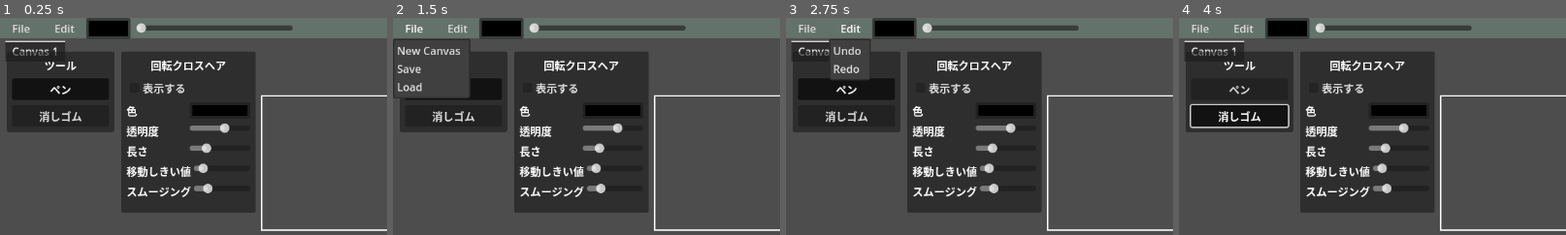
Above: before the commit, frames 1-4 (left to right).
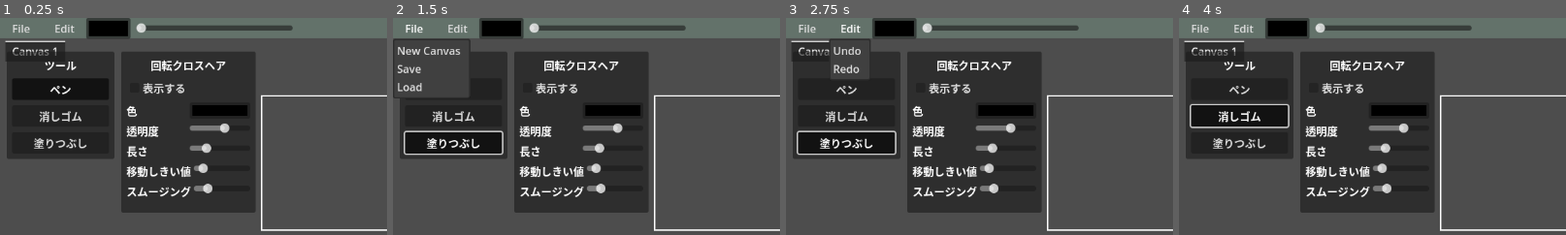
Above: after the commit, the same moments.

Repository: UnchiBurio/peintosoftGodot
Game: Godot game, scene res://Main.tscn
The game is run twice, just before and just after one commit, with the same random seed, the same clock (stepped at 60 frames per second) and the same inputs.
Inputs (mouse positions are % of the whole screen's width and height, from its top left):
- Up to frame 1 (0.25 s): no input
- Up to frame 2 (1.5 s): click (8, 29) at 0.5 s, where only the run after the commit has a clickable "塗りつぶし"; click "File" at 1.25 s
- Up to frame 3 (2.75 s): click "Edit" at 2 s
- Up to frame 4 (4 s): click "ペン" at 2.75 s; click "消しゴム" at 3.5 s
The pictures show only the part of the screen within x 0-50%, y 0-50%; the shares and areas given below are measured in that part.

The runs differ from the first frame. In frame 1, 3.3% of the frame differs, in the area x 1-30%, y 52-65%; in frame 2, 3.4%; in frame 3, 3.4%, in the area x 1-30%, y 31-65%; in frame 4, 3.3%.

Commit message:
Add fill tool

Diff:
--- a/Main.gd
+++ b/Main.gd
@@ -10,6 +10,7 @@
 @onready var layer_manager = $VBoxContainer/LayerManagerScene
 @onready var brush_button: Button = $ToolWindow/MarginContainer/VBoxContainer/BrushButton
 @onready var eraser_button: Button = $ToolWindow/MarginContainer/VBoxContainer/EraserButton
+@onready var fill_button: Button = $ToolWindow/MarginContainer/VBoxContainer/FillButton
 @onready var crosshair_enabled_checkbox: CheckBox = $CrosshairWindow/MarginContainer/VBoxContainer/CrosshairEnabledCheckBox
 @onready var crosshair_color_picker: ColorPickerButton = $CrosshairWindow/MarginContainer/VBoxContainer/CrosshairColorRow/CrosshairColorPicker
 @onready var crosshair_alpha_slider: HSlider = $CrosshairWindow/MarginContainer/VBoxContainer/CrosshairAlphaRow/CrosshairAlphaSlider
@@ -26,7 +27,7 @@
 var canvas_counter := 0  # 新規キャンバスの連番用
 
 # ツールの状態
-enum Tool {BRUSH, ERASER}
+enum Tool {BRUSH, ERASER, FILL}
 var current_tool = Tool.BRUSH
 var tool_button_group: ButtonGroup
 
@@ -243,33 +244,41 @@
 func _on_eraser_button_pressed():
 	_set_tool(Tool.ERASER)
 
+func _on_fill_button_pressed():
+	_set_tool(Tool.FILL)
+
 func _set_tool(tool: Tool):
 	current_tool = tool
 	_update_tool_buttons()
 
 func _setup_tool_buttons():
-	if !brush_button or !eraser_button:
+	if !brush_button or !eraser_button or !fill_button:
 		return
 
 	if brush_button.button_group:
 		tool_button_group = brush_button.button_group
 	elif eraser_button.button_group:
 		tool_button_group = eraser_button.button_group
+	elif fill_button.button_group:
+		tool_button_group = fill_button.button_group
 	else:
 		tool_button_group = ButtonGroup.new()
 
 	brush_button.toggle_mode = true
 	eraser_button.toggle_mode = true
+	fill_button.toggle_mode = true
 	brush_button.button_group = tool_button_group
 	eraser_button.button_group = tool_button_group
+	fill_button.button_group = tool_button_group
 	_update_tool_buttons()
 
 func _update_tool_buttons():
-	if !brush_button or !eraser_button:
+	if !brush_button or !eraser_button or !fill_button:
 		return
 
 	brush_button.button_pressed = current_tool == Tool.BRUSH
 	eraser_button.button_pressed = current_tool == Tool.ERASER
+	fill_button.button_pressed = current_tool == Tool.FILL
 
 func _on_canvas_updated():
 	if show_navigator:
--- a/Main.tscn
+++ b/Main.tscn
@@ -126,6 +126,13 @@
 button_group = SubResource("ButtonGroup_blarn")
 text = "消しゴム"
 
+[node name="FillButton" type="Button" parent="ToolWindow/MarginContainer/VBoxContainer"]
+layout_mode = 2
+size_flags_horizontal = 3
+toggle_mode = true
+button_group = SubResource("ButtonGroup_blarn")
+text = "塗りつぶし"
+
 [node name="NavigatorViewport" type="SubViewport" parent="."]
 size = Vector2i(200, 200)
 render_target_update_mode = 4
@@ -246,6 +253,7 @@
 
 [connection signal="pressed" from="ToolWindow/MarginContainer/VBoxContainer/BrushButton" to="." method="_on_brush_button_pressed"]
 [connection signal="pressed" from="ToolWindow/MarginContainer/VBoxContainer/EraserButton" to="." method="_on_eraser_button_pressed"]
+[connection signal="pressed" from="ToolWindow/MarginContainer/VBoxContainer/FillButton" to="." method="_on_fill_button_pressed"]
 [connection signal="color_changed" from="ColorPickerButton" to="." method="_on_color_picker_color_changed"]
 [connection signal="value_changed" from="HSlider" to="." method="_on_h_slider_value_changed"]
 [connection signal="toggled" from="CrosshairWindow/MarginContainer/VBoxContainer/CrosshairEnabledCheckBox" to="." method="_on_crosshair_enabled_toggled"]
--- a/canvas/CanvasInput.gd
+++ b/canvas/CanvasInput.gd
@@ -143,12 +143,17 @@
 								if edge != Vector2.ZERO:
 									paint_canvas._start_resize(edge, event.position)
 							else:
-								if !paint_canvas.is_drawing:
+								if main.current_tool == Main.Tool.FILL:
 									paint_canvas.start_stroke_recording()
-									paint_canvas.commit_line(local_pos, local_pos, _get_stroke_color_for_tool(main), Main.stroke_width)
-								paint_canvas.is_drawing = true
-								paint_canvas.last_draw_position = local_pos
-								last_input_position = local_pos
+									paint_canvas.flood_fill(local_pos, Main.stroke_color)
+									paint_canvas.finish_stroke_recording()
+								else:
+									if !paint_canvas.is_drawing:
+										paint_canvas.start_stroke_recording()
+										paint_canvas.commit_line(local_pos, local_pos, _get_stroke_color_for_tool(main), Main.stroke_width)
+									paint_canvas.is_drawing = true
+									paint_canvas.last_draw_position = local_pos
+									last_input_position = local_pos
 						else:
 							if paint_canvas.canvas_resize.is_resizing:
 								paint_canvas._end_resize()
--- a/canvas/PaintCanvas.gd
+++ b/canvas/PaintCanvas.gd
@@ -404,6 +404,70 @@
 			active_chunks.append(chunk)
 
 	queue_redraw()
+
+# 塗りつぶし処理（フラッドフィル）
+func flood_fill(start_pos: Vector2, fill_color: Color) -> void:
+	if not _is_position_in_canvas(start_pos):
+		return
+
+	var start_point = Vector2i(floor(start_pos.x), floor(start_pos.y))
+	var target_color = _get_layer_pixel(start_point)
+	if _colors_match(target_color, fill_color):
+		return
+
+	var stack: Array[Vector2i] = [start_point]
+	var visited := {}
+	var updated_chunks := {}
+	var current_layer_index = canvas_layer.current_layer_index
+
+	while stack.size() > 0:
+		var point: Vector2i = stack.pop_back()
+		if visited.has(point):
+			continue
+		visited[point] = true
+
+		if point.x < 0 or point.y < 0 or point.x >= int(canvas_size.x) or point.y >= int(canvas_size.y):
+			continue
+
+		if not _colors_match(_get_layer_pixel(point), target_color):
+			continue
+
+		var chunk_pos = _get_chunk_pos(Vector2(point))
+		var chunk = _get_or_create_layer_chunk(current_layer_index, chunk_pos)
+		if chunk == null:
+			continue
+		_record_chunk_state(chunk, current_layer_index)
+		var local_pos = _get_local_pos(Vector2(point))
+		chunk.image.set_pixel(local_pos.x, local_pos.y, fill_color)
+		updated_chunks[chunk_pos] = chunk
+
+		stack.append(point + Vector2i(1, 0))
+		stack.append(point + Vector2i(-1, 0))
+		stack.append(point + Vector2i(0, 1))
+		stack.append(point + Vector2i(0, -1))
+
+	for chunk in updated_chunks.values():
+		chunk.mark_dirty()
+		canvas_draw._pending_updates[chunk.position] = chunk
+		canvas_draw.chunk_update_times[chunk.position] = Time.get_ticks_msec()
+		if not chunk in active_chunks:
+			active_chunks.append(chunk)
+
+	canvas_draw.process_pending_updates()
+	queue_redraw()
+
+# レイヤーの指定ピクセル色取得
+func _get_layer_pixel(position: Vector2i) -> Color:
+	var chunk_pos = _get_chunk_pos(Vector2(position))
+	var layer = layers[canvas_layer.current_layer_index]
+	if not layer.chunks.has(chunk_pos):
+		return Color.TRANSPARENT
+	var chunk = layer.chunks[chunk_pos]
+	var local_pos = _get_local_pos(Vector2(position))
+	return chunk.image.get_pixel(local_pos.x, local_pos.y)
+
+func _colors_match(a: Color, b: Color) -> bool:
+	return a.is_equal_approx(b)
 
 # チャンク内に塗りつぶし四角形を描画
 func _draw_filled_rect_in_chunk(chunk: CanvasChunk, rect: Rect2, color: Color) -> void:
